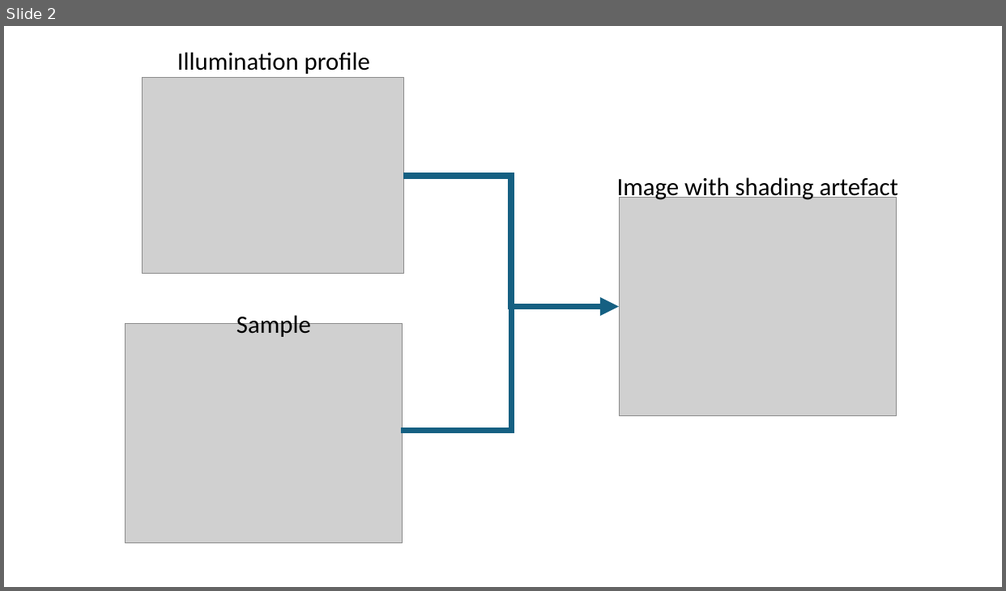
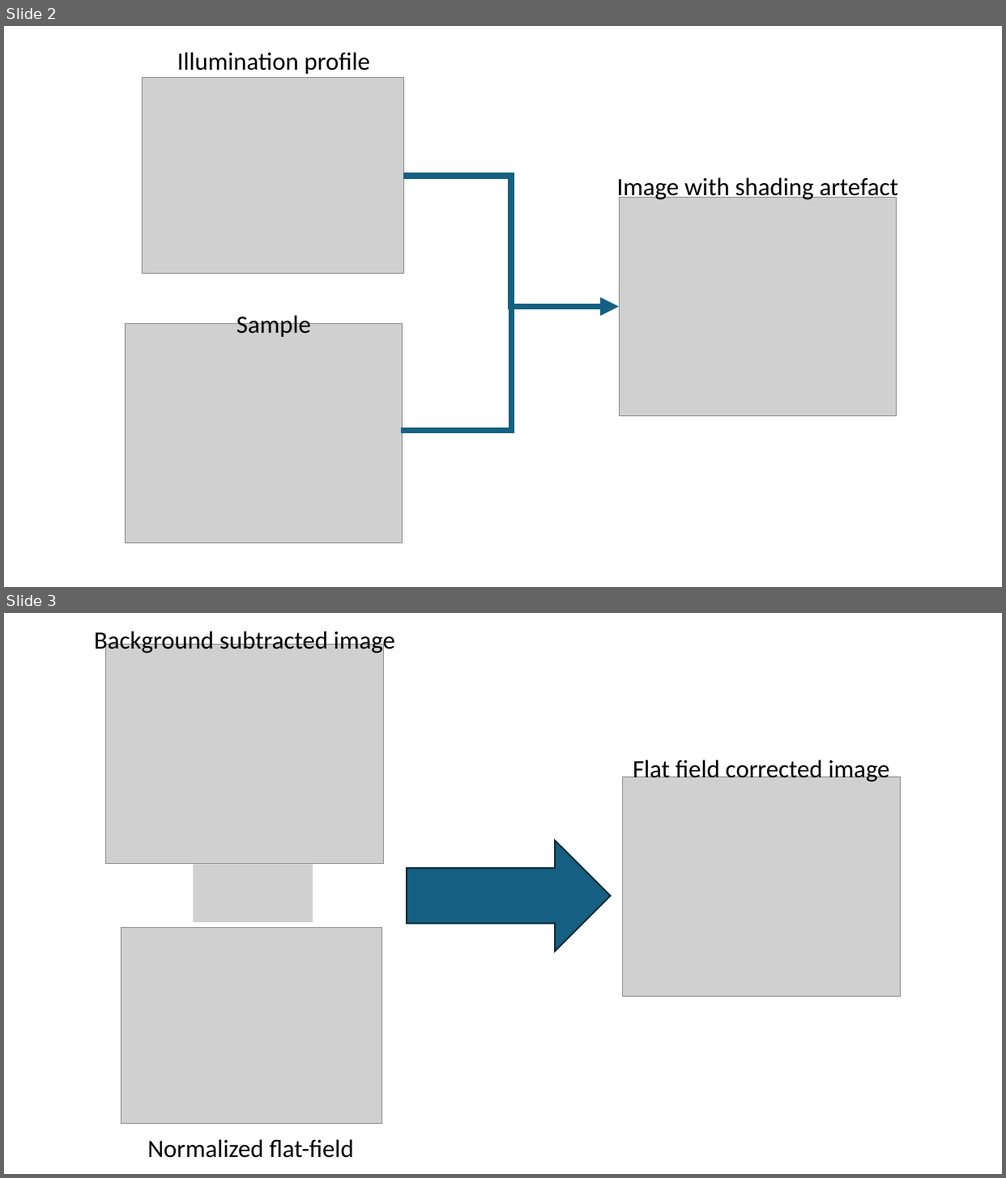
Before and after one commit to NEUBIAS/training-resources, a slide deck: figures/resources/illumination_artefact.pptx. Shown one above the other, each under a label of ours: slide 2 before the commit, slides 2 and 3 after it. The pictures are 1006x591 and 1006x1178 pixels, drawn with LibreOffice and Linux fonts; fonts in the diff are those of the drawing; grey boxes stand for pictures. Boxes give left, top, right and bottom in pixels: in the first picture for what was removed or moved away, otherwise in the second. Text is boxed around its words. In the diff, an @@ line names an element or a change of style, - is before the commit and + after.

Commit message:
flat field update of graph

```diff
--- a/figures/resources/illumination_artefact.pptx
+++ b/figures/resources/illumination_artefact.pptx
@@ slide 3 added at bbox=[4, 613, 1002, 1174], background #FFFFFF @@
@@ text added at bbox=[94, 628, 395, 655], 24 pt, text #000000 @@
+Background subtracted image
@@ picture added at bbox=[106, 645, 384, 864] @@
@@ text added at bbox=[633, 756, 890, 784], 24 pt, text #000000 @@
+Flat field corrected image
@@ picture added at bbox=[622, 777, 900, 996] @@
@@ right arrow added at bbox=[407, 841, 611, 952], fill #156082, outline #092A39 1.5 pt @@
@@ picture added at bbox=[194, 865, 313, 922] @@
@@ picture added at bbox=[121, 927, 382, 1123] @@
@@ text added at bbox=[147, 1139, 354, 1158], 24 pt, text #000000 @@
+Normalized flat-field
```
Also in this commit, not shown: 1 other slide added, 3 other files.
